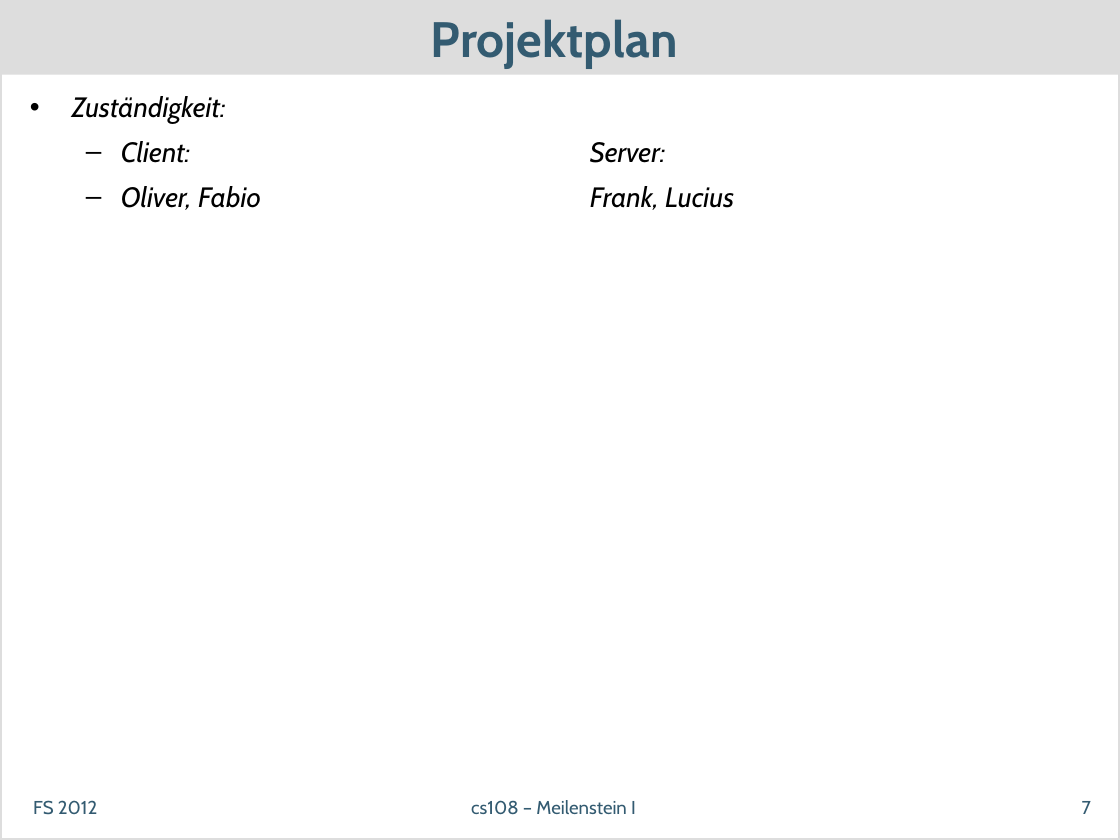
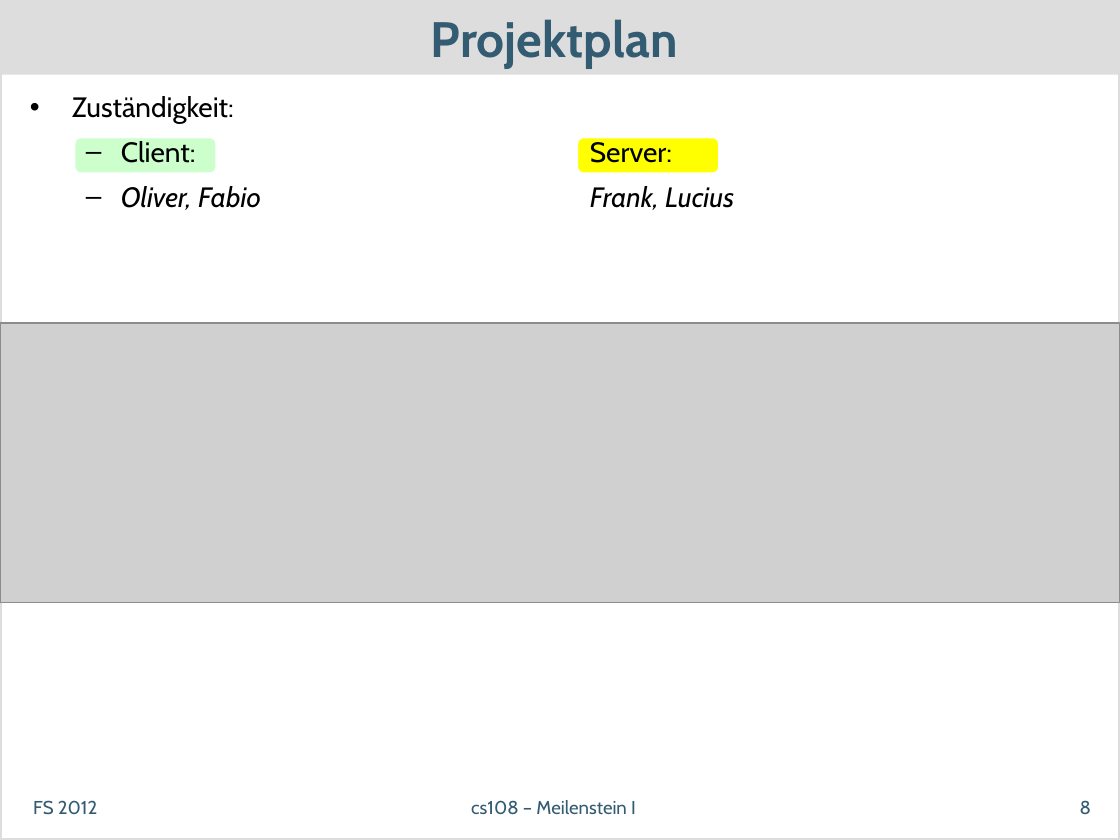
Before and after one commit to dihydrogenmonoxide/CS108, a slide deck: slide 8 of presentations/meilenstein1_v1.pptx (slide 7 before the commit). Drawn at 1120x840 pixels with LibreOffice and Linux fonts; fonts in the diff are those of the drawing; grey boxes stand for pictures. Boxes give left, top, right and bottom in pixels: in the first picture for what was removed or moved away, otherwise in the second. Text is boxed around its words. In the diff, an @@ line names an element or a change of style, - is before the commit and + after.

```diff
--- a/presentations/meilenstein1_v1.pptx
+++ b/presentations/meilenstein1_v1.pptx
@@ text "Zuständigkeit:": place and size @@
-text "Zuständigkeit:" at (72,96,734,210)
+text "Zuständigkeit:" at (19,84,1102,747)
@@ text "Zuständigkeit:" at (19,84,1102,747): outline none to #FFFFFF 0.75 pt @@
@@ text at (72,96,672,163): italic off in "Zuständigkeit:", "Client: Server:" @@
@@ rounded rectangle added at (75,138,216,172), fill #CCFFCC, outline #FFFFFF 0.75 pt @@
@@ rounded rectangle added at (578,138,719,172), fill #FFFF00, outline #FFFFFF 0.75 pt @@
@@ picture added at (0,323,1120,603) @@
@@ page number at (1080,800,1091,814): text changed @@
-7
+8
```
Also in this commit, not shown: 6 other slides changed, 1 slide added.
